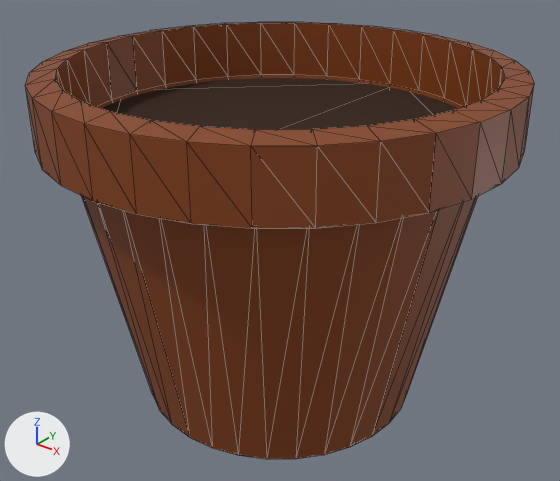
The glTF model media/gltf/pot/pot.gltf: old version first, new version second.
Before and after are seen from a 50 mm lens placed at (3.15, -3.94, 3.59), pointed at (0.02, -0.02, 1.16). Lighting does not change. The marker at lower left points along +X, +Y and +Z. Mesh edges are drawn as thin lines.
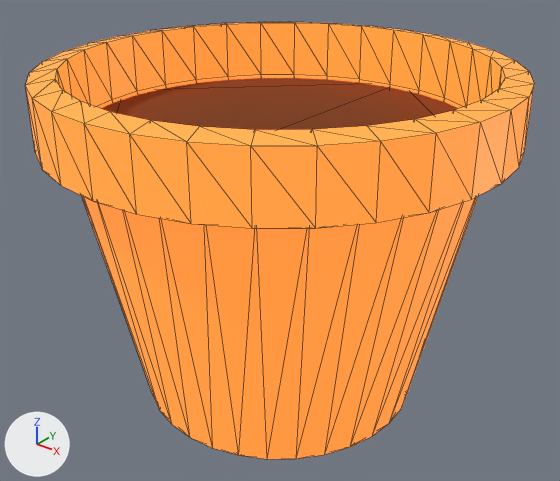
What changed in the scene script:
```text
Change mat_pot:
    mat_pot.base_color: (0.237, 0.0527, 0.00727) -> (1.0, 0.201, 0.0203)  # brown #864115 -> orange #ff7c27
    add mat_pot.emission_strength = 1.0
    add mat_pot.emission_color = (0.976, 0.239, 0.0395)  # orange #fc8638
Change mat_mud:
    mat_mud.base_color: (0.0277, 0.00781, 0.0) -> (0.17, 0.036, 0.0)  # brown #2e1600 -> brown #733500
```

Pixel boxes [x1, y1, x2, y2] of what changed, in the pictures (560 x 481 px):
'Circle', recoloured, surface changed (brown to orange): [26, 22, 534, 459] in both
